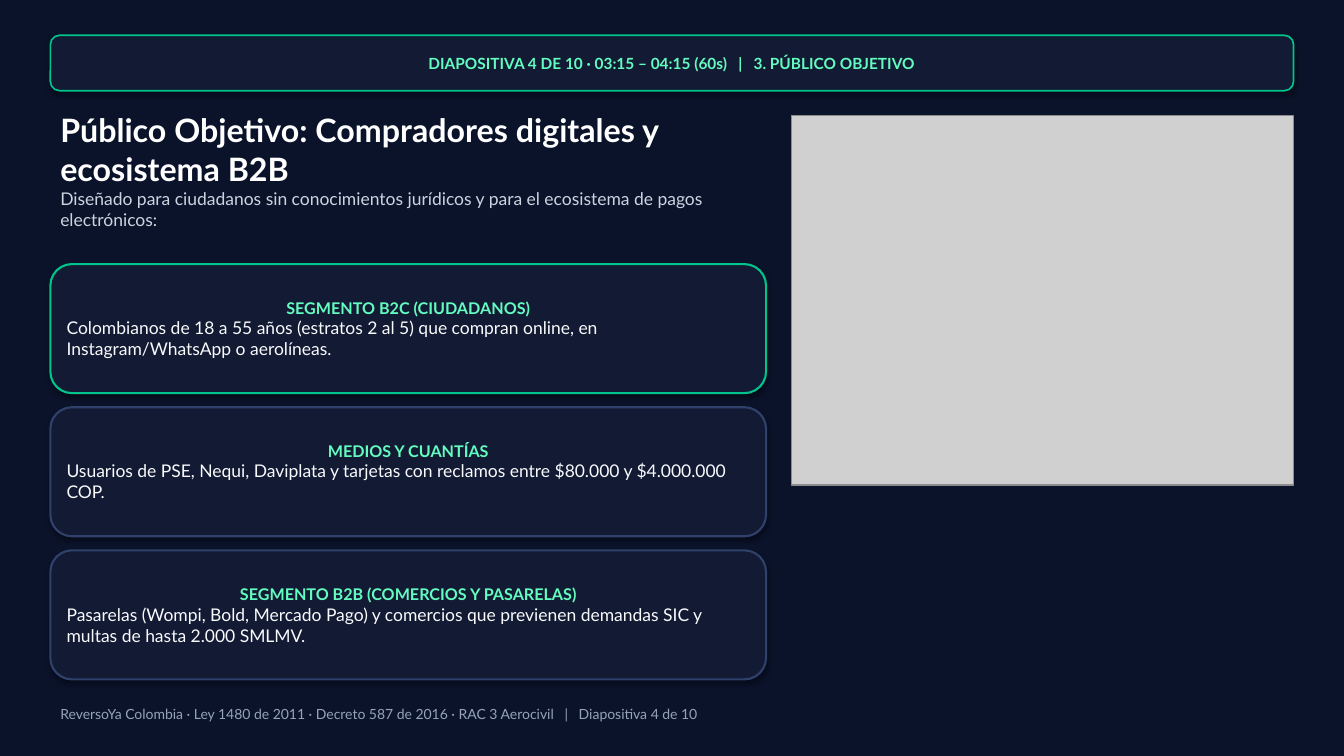
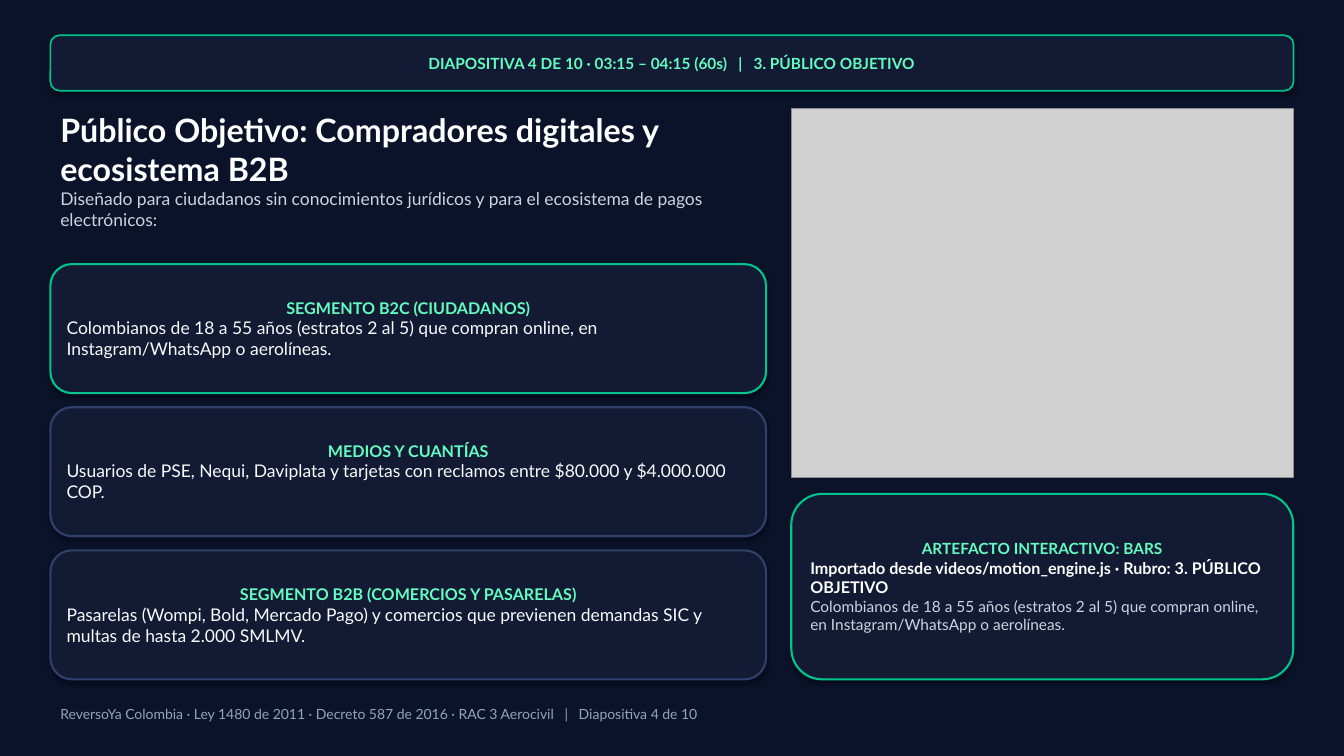
Before and after one commit to seagomezar/reversoya, a slide deck: slide 4 of ReversoYa_Presentacion_10Minutos.pptx. Drawn at 1344x756 pixels with LibreOffice and Linux fonts; fonts in the diff are those of the drawing; grey boxes stand for pictures. Boxes give left, top, right and bottom in pixels: in the first picture for what was removed or moved away, otherwise in the second. Text is boxed around its words. In the diff, an @@ line names an element or a change of style, - is before the commit and + after.

```diff
--- a/ReversoYa_Presentacion_10Minutos.pptx
+++ b/ReversoYa_Presentacion_10Minutos.pptx
@@ picture: place and size @@
-picture at [791,116,1294,485]
+picture at [791,109,1294,478]
@@ rounded rectangle added at [791,494,1294,680], fill #131A33, outline #00C48C 1.5 pt, 11 pt, text #CBD5E1, bold @@
+ARTEFACTO INTERACTIVO: BARS
+Importado desde videos/motion_engine.js · Rubro: 3. PÚBLICO OBJETIVO
+Colombianos de 18 a 55 años (estratos 2 al 5) que compran online, en Instagram/WhatsApp o aerolíneas.
```
Also in this commit, not shown: 9 other slides changed, 7 other files.
